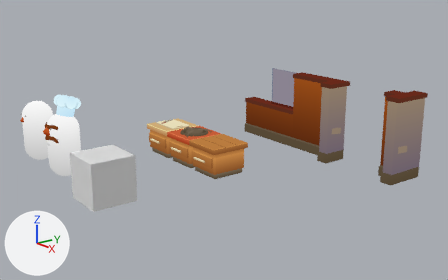
Renders of the Blender file 2022 Gamejam Cooking-Rhythm/Assets/Art/Models/Kitchen Props.blend from each side of a commit.
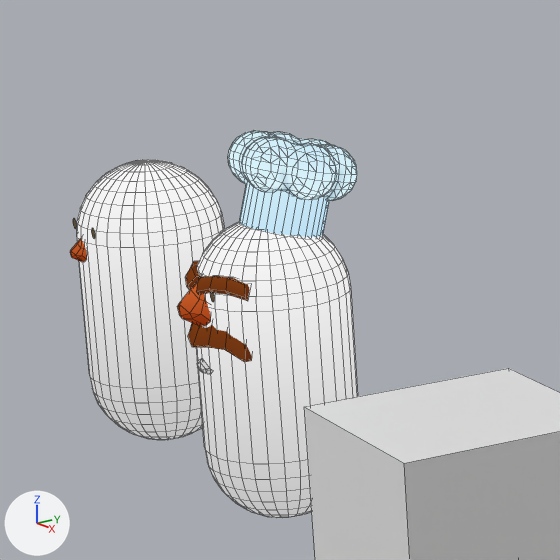
Old and new are each drawn whole from a 50 mm camera at (11.36, -5.43, 4.83) aimed at (-0.11, 3.25, 0.72) and again close up on the part from 1% to 28% of the width and 24% to 66% of the height. Arrows for +X, +Y and +Z are at lower left; the lights stay in place. The close-ups show mesh edges as thin lines.

Objects in the first close-up: 'Cube 1x1', 'Swedish Chef', 'Swedish Chef.001'.
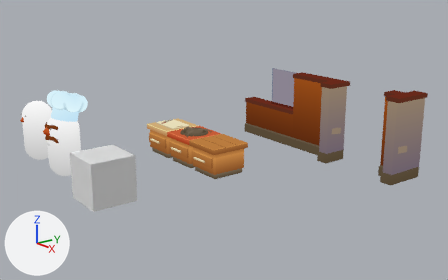
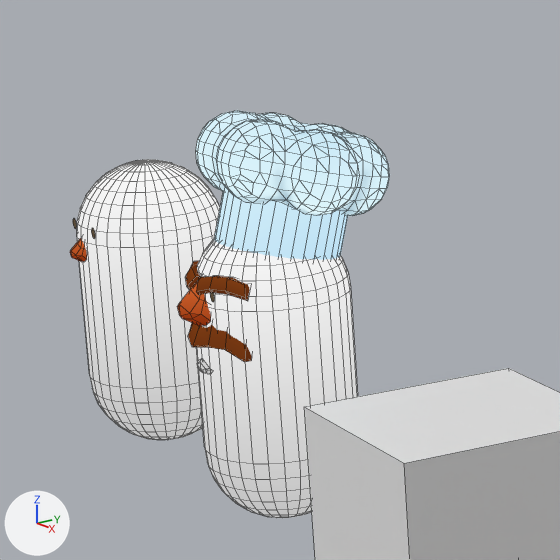
The change, as JSON lines over the scene's bpy script:
```json
{"block": "me_cylinder", "where": "me_cylinder.from_pydata(...)  # 1279 vertices, 1389 faces; spans x -0.38..0.38, y -0.47..0.43, z -0.02..1.91"}
{"block": "me_cylinder", "where": "# used by ob_swedish_chef; location = (-2.0, 0.0, 0.0)"}
{"block": "me_cylinder", "change": "me_cylinder part 1: the loose piece of 64 vertices spanning x -0.2..0.2, y -0.12..0.33, z 1.37..1.72 is scaled about its middle by 1.5, then moved by (0.0, -0.02, -0.08)"}
{"block": "me_cylinder", "change": "me_cylinder part 2: the loose piece of 529 vertices spanning x -0.31..0.31, y -0.13..0.43, z 1.56..1.91 is scaled about its middle by 1.5, then moved by (0.0, 0.0, 0.01)"}
```

Pixel boxes (x1, y1, x2, y2) of what changed, in the close-ups (560 x 560 px; the box of a moved part takes in the faces that stretch with it):
```json
{"object": "Swedish Chef", "change": "reshaped", "before": [177, 130, 358, 518], "after": [177, 110, 390, 518], "on screen": "18% wider"}
{"part": 1, "of": "me_cylinder", "change": "moved or reshaped", "before": [239, 182, 329, 237], "after": [214, 188, 348, 260]}
{"part": 2, "of": "me_cylinder", "change": "moved or reshaped", "before": [228, 130, 357, 201], "after": [196, 110, 390, 216]}
```
